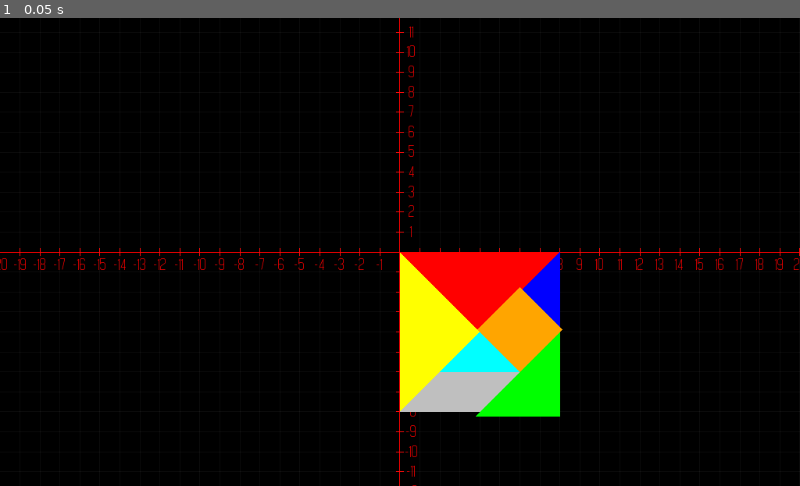
Above: before the commit, frame 1.
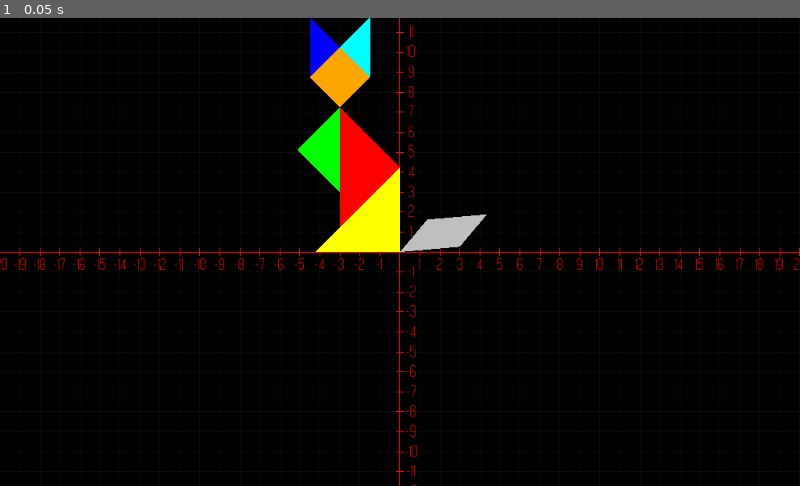
Above: after the commit, the same moment.

Repository: ikicapitan/ProyMat2018-Godot-
Game: Godot game, scene res://Scenes/main.tscn
The game is run twice, just before and just after one commit, with the same random seed, the same clock (stepped at 60 frames per second) and the same inputs.
Inputs:
- Up to frame 1 (0.05 s): no input

The runs differ from the first frame. In frame 1, 11% of the frame differs, in the area x 37-71%, y 0-86%.

Commit message:
Act 2

Diff:
--- /dev/null
+++ b/Scenes/Arbol.gd
@@ -0,0 +1,26 @@
+extends Node2D
+
+func _ready():
+	var t = get_tree().get_nodes_in_group("tangram")[0] #Busco la clase que dibuja y tiene vertices y toda la pijoleta
+	for p in t.piezas: #Recorro todas las piezas
+		p.disponible = true #Las habilito para dibujado
+
+	#Propiedades especificas del gato
+	t.piezas[0].grados = 225.0
+	t.piezas[0].pos_ini = Vector2(4.0,0.0)
+	t.piezas[1].pos_ini = Vector2(0.0,-4.0)
+	t.piezas[1].grados = 135.0
+	t.piezas[2].grados = 0.0
+	t.piezas[2].pos_ini = Vector2(-2.0,-4.0)
+	t.piezas[3].grados = 45.0
+	t.piezas[3].pos_ini = Vector2(0.0, -4.0)
+	t.piezas[4].grados = 225.0
+	t.piezas[4].pos_ini = Vector2(4.0, -2.0)
+	t.piezas[5].grados = 0.0
+	t.piezas[5].pos_ini = Vector2(-1.0,2.0)
+	t.piezas[6].grados =  135.0
+	t.piezas[6].pos_ini = Vector2(-4.0, -2.0)
+	t.piezas[6].flipped = true
+
+
+	t.actualizar()
--- /dev/null
+++ b/Scenes/Arbol.tscn
@@ -0,0 +1,7 @@
+[gd_scene load_steps=2 format=2]
+
+[ext_resource path="res://Scenes/Arbol.gd" type="Script" id=1]
+
+[node name="Arbol" type="Node2D"]
+
+script = ExtResource( 1 )
--- /dev/null
+++ b/Scenes/Barco.gd
@@ -0,0 +1,21 @@
+extends Node2D
+
+func _ready():
+	var t = get_tree().get_nodes_in_group("tangram")[0] #Busco la clase que dibuja y tiene vertices y toda la pijoleta
+	for p in t.piezas: #Recorro todas las piezas
+		p.disponible = true #Las habilito para dibujado
+
+	#Propiedades especificas del gato
+	t.piezas[1].grados = 90.0
+	t.piezas[1].pos_ini = Vector2(0.0,-6.0)
+	t.piezas[2].grados = 180.0
+	t.piezas[2].pos_ini = Vector2(3.0,0.0)
+	t.piezas[3].grados = 135.0
+	t.piezas[3].pos_ini = Vector2(-2.0, -2.0)
+	t.piezas[4].grados = 135.0
+	t.piezas[4].pos_ini = Vector2(0.0, -4.0)
+	t.piezas[5].pos_ini = Vector2(-2.0,0.0)
+	t.piezas[6].grados =  45.0
+	t.piezas[6].pos_ini = Vector2(-3.0, 0.0)
+
+	t.actualizar()
--- /dev/null
+++ b/Scenes/Barco.tscn
@@ -0,0 +1,7 @@
+[gd_scene load_steps=2 format=2]
+
+[ext_resource path="res://Scenes/Barco.gd" type="Script" id=1]
+
+[node name="Barco" type="Node2D"]
+
+script = ExtResource( 1 )
--- /dev/null
+++ b/Scenes/Casita.gd
@@ -0,0 +1,20 @@
+extends Node2D
+
+func _ready():
+	var t = get_tree().get_nodes_in_group("tangram")[0] #Busco la clase que dibuja y tiene vertices y toda la pijoleta
+	for p in t.piezas: #Recorro todas las piezas
+		p.disponible = true #Las habilito para dibujado
+
+	#Propiedades especificas del gato
+	t.piezas[1].pos_ini = Vector2(0.0,-3.0)
+	t.piezas[2].grados = 315.0
+	t.piezas[2].pos_ini = Vector2(0.0,0.0)
+	t.piezas[3].grados = 180.0
+	t.piezas[3].pos_ini = Vector2(6.0, -3.0)
+	t.piezas[4].grados = 270.0
+	t.piezas[4].pos_ini = Vector2(6.0, 0.0)
+	t.piezas[5].pos_ini = Vector2(0.0,-5.0)
+	t.piezas[6].grados =  45.0
+	t.piezas[6].pos_ini = Vector2(-4.0, -5.0)
+
+	t.actualizar()
--- /dev/null
+++ b/Scenes/Casita.tscn
@@ -0,0 +1,7 @@
+[gd_scene load_steps=2 format=2]
+
+[ext_resource path="res://Scenes/Casita.gd" type="Script" id=1]
+
+[node name="Casita" type="Node2D"]
+
+script = ExtResource( 1 )
--- /dev/null
+++ b/Scenes/Cisne.gd
@@ -0,0 +1,23 @@
+extends Node2D
+
+func _ready():
+	var t = get_tree().get_nodes_in_group("tangram")[0] #Busco la clase que dibuja y tiene vertices y toda la pijoleta
+	for p in t.piezas: #Recorro todas las piezas
+		p.disponible = true #Las habilito para dibujado
+
+	#Propiedades especificas del gato
+	t.piezas[0].grados = 225
+	t.piezas[1].pos_ini = Vector2(2.0,-4.0)
+	t.piezas[1].grados = 180.0
+	t.piezas[2].grados = 270.0
+	t.piezas[2].pos_ini = Vector2(-4.0,0.0)
+	t.piezas[3].grados = 90.0
+	t.piezas[3].pos_ini = Vector2(-6.0, -5.0)
+	t.piezas[4].grados = 45.0
+	t.piezas[4].pos_ini = Vector2(-6.5, -9.0)
+	t.piezas[5].grados = 45.0
+	t.piezas[5].pos_ini = Vector2(-6.0,-5.0)
+	t.piezas[6].grados =  90.0
+	t.piezas[6].pos_ini = Vector2(-4.5, -9.0)
+
+	t.actualizar()
--- /dev/null
+++ b/Scenes/Cisne.tscn
@@ -0,0 +1,7 @@
+[gd_scene load_steps=2 format=2]
+
+[ext_resource path="res://Scenes/Cisne.gd" type="Script" id=1]
+
+[node name="Cisne" type="Node2D" index="0"]
+
+script = ExtResource( 1 )
--- /dev/null
+++ b/Scenes/Gato.gd
@@ -0,0 +1,24 @@
+extends Node2D
+
+func _ready():
+	var t = get_tree().get_nodes_in_group("tangram")[0] #Busco la clase que dibuja y tiene vertices y toda la pijoleta
+	for p in t.piezas: #Recorro todas las piezas
+		p.disponible = true #Las habilito para dibujado
+
+	#Propiedades especificas del gato
+	t.piezas[0].grados = 135.0
+	t.piezas[0].pos_ini = Vector2(0,-t.LADO_TRI_M)
+	t.piezas[1].grados = 90.0
+	t.piezas[1].pos_ini = Vector2(-t.LADO_TRI_C,-t.LADO_TRI_C -t.LADO_TRI_M)
+	t.piezas[2].grados = 270.0
+	t.piezas[2].pos_ini = Vector2(-t.LADO_TRI_C,-t.LADO_TRI_C)
+	t.piezas[3].grados = 90.0
+	t.piezas[3].pos_ini = Vector2(-t.LADO_TRI_C*1.5,-t.LADO_TRI_C*2.5  -t.LADO_TRI_M)
+	t.piezas[4].grados = 270.0
+	t.piezas[4].pos_ini = Vector2(-t.LADO_TRI_C/2,-t.LADO_TRI_C*1.5 -t.LADO_TRI_M)
+	t.piezas[5].grados = -45.0
+	t.piezas[5].pos_ini = Vector2(-t.LADO_TRI_C,-t.LADO_TRI_C - t.LADO_TRI_M)
+	t.piezas[6].grados =  -5.0
+	t.piezas[6].pos_ini = Vector2(0.0, 0.0)
+
+	t.actualizar()
--- /dev/null
+++ b/Scenes/Gato.tscn
@@ -0,0 +1,7 @@
+[gd_scene load_steps=2 format=2]
+
+[ext_resource path="res://Scenes/Gato.gd" type="Script" id=1]
+
+[node name="Gato" type="Node2D"]
+
+script = ExtResource( 1 )
--- a/Scenes/Tangrama.gd
+++ b/Scenes/Tangrama.gd
@@ -2,20 +2,50 @@
 
 var offset
 
+const BASE = 3.0
+var SEPARADOR = BASE / 4
+var CONTORNO = 2.0
+var LADO_TRI_G = BASE * 2
+var LADO_TRI_M = sqrt(BASE * BASE + BASE * BASE) # CALCULANDO HIPOTENUSA
+var LADO_TRI_C = BASE
+var LADO_PARAL = BASE
+var LADO_CUADR = LADO_TRI_M / 2 # MITAD DE LADO_TRI_M
+
 func _ready():
 	offset = get_tree().get_nodes_in_group("nivel")[0].dim_offset
 
+func voltear_x(lista_i):
+	for i in lista_i.size():
+		lista_i[i].x = (lista_i[i].x * -1)
+
+func voltear_y(lista_i):
+	for i in lista_i.size():
+		lista_i[i].y = (lista_i[i].y * -1)
+
 func _draw():
-	tri3R(180,Vector2(8,0))
+	cat()
+
+func tangrama():
+	tri3R(180,Vector2(LADO_TRI_G,0))
 	tri3A(90,Vector2(0,0))
-	tri1V(0, Vector2(2,6))
-	tri1C(270, Vector2(8,4))
-	tri2(135, Vector2(8,4))
-	quad1(315, Vector2(6,6))
-	rect1(0,Vector2(0,8))
+	tri1V(0, Vector2(LADO_TRI_C/2, LADO_TRI_G/2 + LADO_TRI_C/2))
+	tri1C(270, Vector2(LADO_TRI_G,LADO_TRI_C))
+	tri2(135, Vector2(LADO_TRI_G,LADO_TRI_C))
+	quad1(315, Vector2(LADO_TRI_G/2 + LADO_TRI_C/2, LADO_TRI_G/2 + LADO_TRI_C/2))
+	rect1(0,Vector2(0, LADO_TRI_G))
+
+func cat():
+	tri3R(135,Vector2(0,-LADO_TRI_M))
+	tri3A(90,Vector2(-LADO_TRI_C,-LADO_TRI_C -LADO_TRI_M))
+	tri1V(90, Vector2(-LADO_TRI_C*1.5,-LADO_TRI_C*2.5  -LADO_TRI_M))
+	tri1C(-90, Vector2(-LADO_TRI_C/2,-LADO_TRI_C*1.5 -LADO_TRI_M))
+	tri2(270, Vector2(-LADO_TRI_C,-LADO_TRI_C))
+	quad1(-45, Vector2(-LADO_TRI_C,-LADO_TRI_C -LADO_TRI_M))
+	rect1(-5,Vector2(0, 0))
 
 func quad(var dim, var color, var grados, var pos_ini): #Dibuja cuadrado
 	var radianes = deg2rad(grados)
+
 	var lista_i = [] #Lista de puntos a conectar
 	pos_ini = Vector2(pos_ini.x * offset.x, pos_ini.y * offset.x)
 	lista_i.append(Vector2(0,0).rotated(radianes) + pos_ini)
@@ -23,45 +53,54 @@
 	lista_i.append(Vector2(dim * offset.x,dim * -offset.x).rotated(radianes)+ pos_ini)
 	lista_i.append(Vector2(0,dim * -offset.x).rotated(radianes)+ pos_ini)
 	draw_polygon(lista_i, PoolColorArray([color]))
+	for i in lista_i.size():
+		draw_line(lista_i[i-1], lista_i[i], Color(0,0,0,1), CONTORNO, false)
 
 func rect(var dim, var color, var grados, var pos_ini): #Dibuja rectangulo
 	var radianes = deg2rad(grados)
 	var lista_i = [] #Lista de puntos a conectar
 	pos_ini = Vector2(pos_ini.x * offset.x, pos_ini.y * offset.x)
-	lista_i.append(Vector2(0,0).rotated(radianes) + pos_ini)
-	lista_i.append(Vector2(dim * offset.x,0).rotated(radianes)+ pos_ini)
-	lista_i.append(Vector2(dim/2 * offset.x + dim * offset.x,dim/2 * -offset.x).rotated(radianes)+ pos_ini)
-	lista_i.append(Vector2(dim/2 * offset.x,dim/2 * -offset.x).rotated(radianes)+ pos_ini)
+	lista_i.append(Vector2(0,0).rotated(radianes))
+	lista_i.append(Vector2(dim * offset.x,0).rotated(radianes))
+	lista_i.append(Vector2(dim/2 * offset.x + dim * offset.x,dim/2 * -offset.x).rotated(radianes))
+	lista_i.append(Vector2(dim/2 * offset.x,dim/2 * -offset.x).rotated(radianes))
 	draw_polygon(lista_i, PoolColorArray([color]))
+	for i in lista_i.size():
+		draw_line(lista_i[i-1],lista_i[i], Color(0,0,0,1), CONTORNO, false)
 
 func tri(var dim, var color, var grados, var pos_ini): #Dibuja triangulos dinamicos
 	var radianes = deg2rad(grados)
 	var lista_i = [] #Lista de puntos a conectar
 	pos_ini = Vector2(pos_ini.x * offset.x, pos_ini.y * offset.x)
 	lista_i.append(Vector2(0,0).rotated(radianes) + pos_ini)
-	lista_i.append(Vector2(dim * offset.x,0).rotated(radianes)+ pos_ini)
-	lista_i.append(Vector2(dim/2 * offset.x,dim/2 * -offset.x).rotated(radianes)+ pos_ini)
+	lista_i.append(Vector2(dim * offset.x,0).rotated(radianes) + pos_ini)
+	lista_i.append(Vector2(dim/2 * offset.x, dim/2 * -offset.x).rotated(radianes)+ pos_ini)
+	lista_i.append(lista_i[0])
+#	for i in lista_i.size():
+#		lista_i[i] = Vector2(lista_i[i].x, lista_i[i].y * (-1))
 	draw_polygon(lista_i, PoolColorArray([color]))
+	for i in lista_i.size():
+		draw_line(lista_i[i-1],lista_i[i], Color(0,0,0,1), CONTORNO, false)
 
 #Sub Funciones
 
 func tri1V(var grados, var posicion): #Dibuja un triangulo pequeño
-	tri(4, Color(0, 1, 1, 1), grados, posicion) #Triangulo mas chico
+	tri(LADO_TRI_C, Color(1, 1, 1, 1), grados, posicion) #Triangulo mas chico
 
 func tri1C(var grados, var posicion): #Dibuja un triangulo pequeño
-	tri(4, Color(0, 0, 1, 1), grados, posicion) #Triangulo mas chico
+	tri(LADO_TRI_C, Color(1, 1, 1, 1), grados, posicion) #Triangulo mas chico
 
 func tri2(var grados, var posicion):
-	tri(6, Color(0,1,0,1), grados, posicion) #Triangulo mediano
+	tri(LADO_TRI_M, Color(1,1,1,1), grados, posicion) #Triangulo mediano
 
 func tri3R(var grados, var pos):
-	tri(8, Color(1,0,0,1), grados, pos) #Triangulo mayor
+	tri(LADO_TRI_G, Color(1,1,1,1), grados, pos) #Triangulo mayor
 
 func tri3A(var grados, var pos):
-	tri(8, Color(1,1,0,1), grados, pos) #Triangulo mayor
+	tri(LADO_TRI_G, Color(1,1,1,1), grados, pos) #Triangulo mayor
 
 func quad1(var grados, var pos): #Dibuja el cuadrado
-	quad(3, Color(1, 0.65, 0, 1), grados, pos)
+	quad(LADO_CUADR, Color(1, 1, 1, 1), grados, pos)
 
 func rect1(var grados, var pos): #Dibuja el rectangulo
-	rect(4, Color(0.75, 0.75, 0.75, 1), grados, pos)
+	rect(LADO_PARAL, Color(1, 1, 1, 1), grados, pos)
--- a/Scenes/Tangrama.tscn
+++ b/Scenes/Tangrama.tscn
@@ -1,7 +1,9 @@
 [gd_scene load_steps=2 format=2]
 
-[ext_resource path="res://Scenes/Tangrama.gd" type="Script" id=1]
+[ext_resource path="res://Scripts/Tangrama2.gd" type="Script" id=1]
 
-[node name="Tangrama" type="Node2D"]
+[node name="Tangrama" type="Node2D" groups=[
+"tangram",
+]]
 
 script = ExtResource( 1 )
--- a/Scenes/main.gd
+++ b/Scenes/main.gd
@@ -2,6 +2,11 @@
 
 export (PackedScene) var txt_cartes #Txt para ejes cartesianos
 export (PackedScene) var tangram #Tangrama
+export (PackedScene) var gato
+export (PackedScene) var barco
+export (PackedScene) var casita
+export (PackedScene) var cisne
+export (PackedScene) var arbol
 
 func _ready():
 	pass
--- a/Scenes/main.tscn
+++ b/Scenes/main.tscn
@@ -1,9 +1,14 @@
-[gd_scene load_steps=5 format=2]
+[gd_scene load_steps=10 format=2]
 
 [ext_resource path="res://Scenes/main.gd" type="Script" id=1]
 [ext_resource path="res://Scenes/txt_num.tscn" type="PackedScene" id=2]
 [ext_resource path="res://Scenes/Tangrama.tscn" type="PackedScene" id=3]
-[ext_resource path="res://Scenes/nivel.gd" type="Script" id=4]
+[ext_resource path="res://Scenes/Gato.tscn" type="PackedScene" id=4]
+[ext_resource path="res://Scenes/Barco.tscn" type="PackedScene" id=5]
+[ext_resource path="res://Scenes/Casita.tscn" type="PackedScene" id=6]
+[ext_resource path="res://Scenes/Cisne.tscn" type="PackedScene" id=7]
+[ext_resource path="res://Scenes/Arbol.tscn" type="PackedScene" id=8]
+[ext_resource path="res://Scenes/nivel.gd" type="Script" id=9]
 
 [node name="main" type="Node" index="0" groups=[
 "main",
@@ -12,6 +17,11 @@
 script = ExtResource( 1 )
 txt_cartes = ExtResource( 2 )
 tangram = ExtResource( 3 )
+gato = ExtResource( 4 )
+barco = ExtResource( 5 )
+casita = ExtResource( 6 )
+cisne = ExtResource( 7 )
+arbol = ExtResource( 8 )
 
 [node name="cam" type="Camera2D" parent="." index="0"]
 
--- a/Scenes/nivel.gd
+++ b/Scenes/nivel.gd
@@ -52,7 +52,12 @@
 
 	#Una vez cargado toda la Intefaz del nivel, cargamos tangrama
 	cargar_tangrama()
+	cargar_pieza()
 
 func cargar_tangrama():
 	var newTangram = get_tree().get_nodes_in_group("main")[0].tangram.instance()
 	add_child(newTangram)
+
+func cargar_pieza():
+	var newTangram = get_tree().get_nodes_in_group("main")[0].gato.instance()
+	get_tree().get_nodes_in_group("tangram")[0].add_child(newTangram)
--- /dev/null
+++ b/Scripts/Tangrama2.gd
@@ -0,0 +1,110 @@
+extends Node2D
+
+#Por jJony
+const BASE = 3.0
+var CONTORNO = 2.0
+var LADO_TRI_G = BASE * 2
+var LADO_TRI_M = sqrt(BASE * BASE + BASE * BASE) # CALCULANDO HIPOTENUSA
+var LADO_TRI_C = BASE
+var LADO_PARAL = BASE
+var LADO_CUADR = LADO_TRI_M / 2 # MITAD DE LADO_TRI_M
+
+#Por Iki
+var offset
+
+var piezas = [pieza.new(), pieza.new(), pieza.new(), pieza.new(), pieza.new(), pieza.new(), pieza.new()] #1 y 2 (TRI3), 3 (TRI2), 4 y 5 (TRI1), 6 QUAD, 7 RECT
+var modificador = 1
+
+class pieza: #Clase pieza de Tangrama
+	var pos_ini = Vector2(0,0)
+	var disponible = false
+	var grados = 0
+	var vertices = []
+	var flipped = false #Volteado
+
+func _ready():
+	offset = get_tree().get_nodes_in_group("nivel")[0].dim_offset
+
+func _draw():
+	dibujar_tangrama()
+
+func dibujar_tangrama():
+	for i in piezas.size():
+		for j in piezas[i].vertices.size():
+			draw_line(piezas[i].vertices[j-1],piezas[i].vertices[j], Color(0,0,0,0.5), CONTORNO, false)
+	tri3R()
+	tri3A()
+	tri1V()
+	tri1C()
+	tri2()
+	quad1()
+	rect1()
+
+func actualizar():
+	update()
+
+func quad(var dim, var color): #Dibuja cuadrado
+	if(piezas[5].disponible):
+		if(piezas[5].flipped): #Si esta volteada
+			modificador = -1
+		else:
+			modificador = 1
+		var radianes = deg2rad(piezas[5].grados)
+		piezas[5].pos_ini = Vector2(piezas[5].pos_ini.x * offset.x, piezas[5].pos_ini.y * offset.x)
+		piezas[5].vertices.append(Vector2(0,0).rotated(radianes) + piezas[5].pos_ini)
+		piezas[5].vertices.append(Vector2(dim * offset.x * modificador,0).rotated(radianes)+ piezas[5].pos_ini)
+		piezas[5].vertices.append(Vector2(dim * offset.x * modificador,dim * -offset.x).rotated(radianes)+ piezas[5].pos_ini)
+		piezas[5].vertices.append(Vector2(0,dim * -offset.x).rotated(radianes)+ piezas[5].pos_ini)
+		draw_polygon(piezas[5].vertices, PoolColorArray([color]))
+
+func rect(var dim, var color): #Dibuja rectangulo
+	if(piezas[6].disponible):
+		if(piezas[6].flipped): #Si esta volteada
+			modificador = -1
+		else:
+			modificador = 1
+	if(piezas[6].disponible):
+		var radianes = deg2rad(piezas[6].grados)
+		piezas[6].pos_ini = Vector2(piezas[6].pos_ini.x * offset.x, piezas[6].pos_ini.y * offset.x)
+		piezas[6].vertices.append(Vector2(0,0).rotated(radianes) + piezas[6].pos_ini)
+		piezas[6].vertices.append(Vector2(dim * offset.x * modificador,0).rotated(radianes)+ piezas[6].pos_ini)
+		piezas[6].vertices.append(Vector2(dim/2 * offset.x * modificador + dim * offset.x * modificador,dim/2 * -offset.x).rotated(radianes)+ piezas[6].pos_ini)
+		piezas[6].vertices.append(Vector2(dim/2 * offset.x * modificador,dim/2 * -offset.x).rotated(radianes)+ piezas[6].pos_ini)
+		draw_polygon(piezas[6].vertices, PoolColorArray([color]))
+
+func tri(var dim, var color, var index): #Dibuja triangulos dinamicos
+	if(piezas[index].disponible):
+		if(piezas[index].flipped): #Si esta volteada
+			modificador = -1
+		else:
+			modificador = 1
+	if(piezas[index].disponible):
+		var radianes = deg2rad(piezas[index].grados)
+		piezas[index].pos_ini = Vector2(piezas[index].pos_ini.x * offset.x, piezas[index].pos_ini.y * offset.x)
+		piezas[index].vertices.append(Vector2(0,0).rotated(radianes) + piezas[index].pos_ini)
+		piezas[index].vertices.append(Vector2(dim * offset.x * modificador,0).rotated(radianes) + piezas[index].pos_ini)
+		piezas[index].vertices.append(Vector2(dim/2 * offset.x * modificador, dim/2 * -offset.x).rotated(radianes)+ piezas[index].pos_ini)
+		draw_polygon(piezas[index].vertices, PoolColorArray([color]))
+
+#Sub Funciones
+
+func tri1V(): #Dibuja un triangulo pequeño
+	tri(LADO_TRI_C, Color(0, 1, 1, 1), 4) #Triangulo mas chico
+
+func tri1C(): #Dibuja un triangulo pequeño
+	tri(LADO_TRI_C, Color(0, 0, 1, 1), 3) #Triangulo mas chico
+
+func tri2():
+	tri(LADO_TRI_M, Color(0,1,0,1), 2) #Triangulo mediano
+
+func tri3R():
+	tri(LADO_TRI_G, Color(1,0,0,1), 1) #Triangulo mayor
+
+func tri3A():
+	tri(LADO_TRI_G, Color(1,1,0,1), 0) #Triangulo mayor
+
+func quad1(): #Dibuja el cuadrado
+	quad(LADO_CUADR, Color(1, 0.65, 0, 1))
+
+func rect1(): #Dibuja el rectangulo
+	rect(LADO_PARAL, Color(0.75, 0.75, 0.75, 1))
Not shown: 1 places in Scenes/main.tscn that only renumber resources
